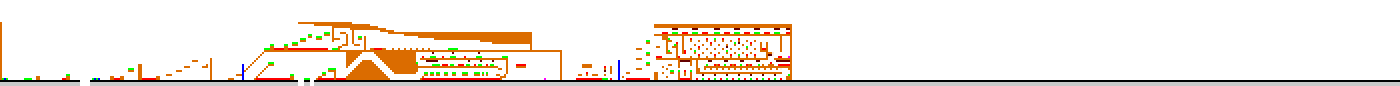
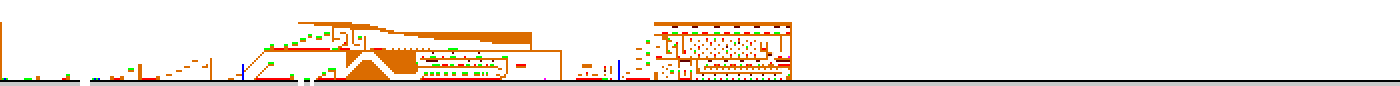
Comparing the layer stacks of the two 1400 x 86 images. Changes:
painted on "레이어 1" over [328, 22, 792, 50]
